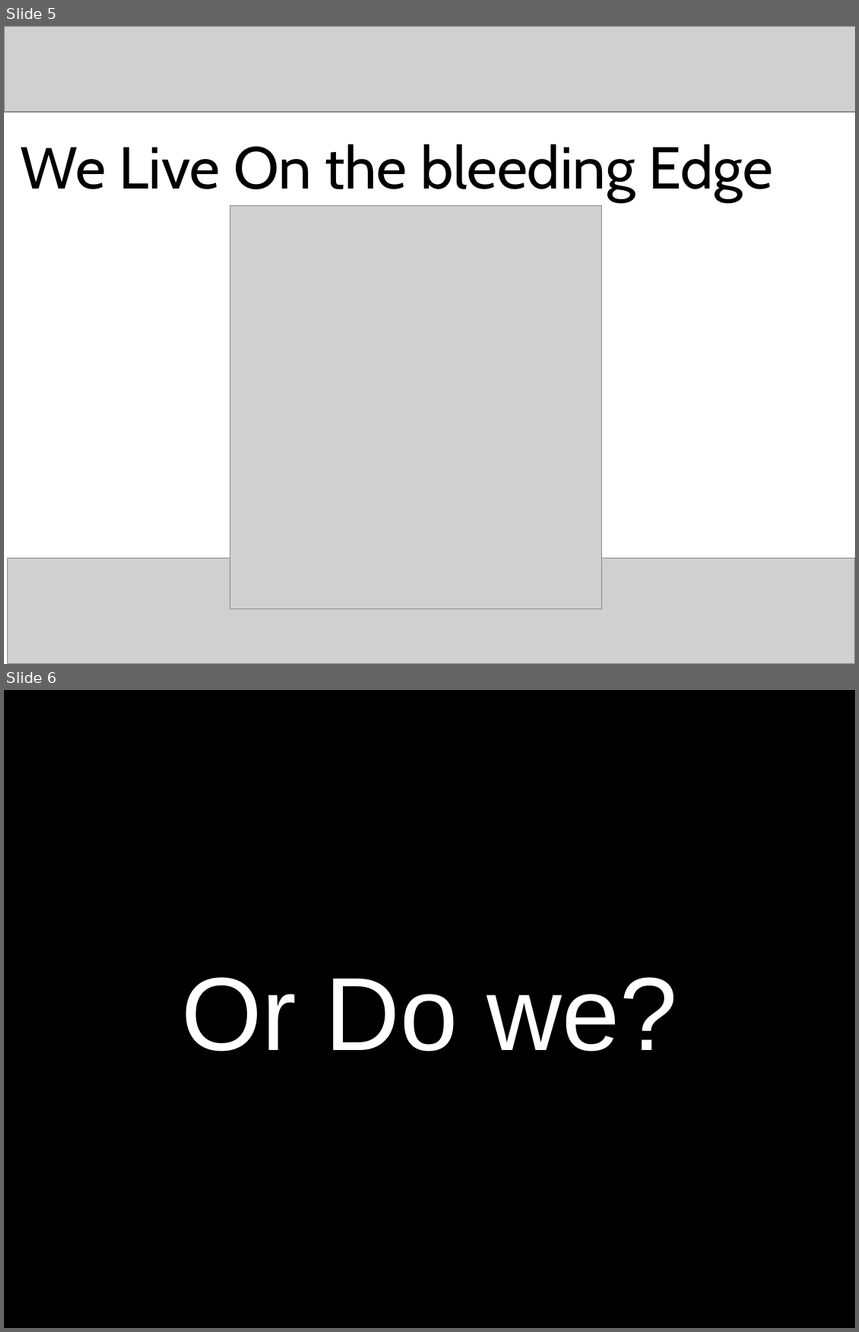
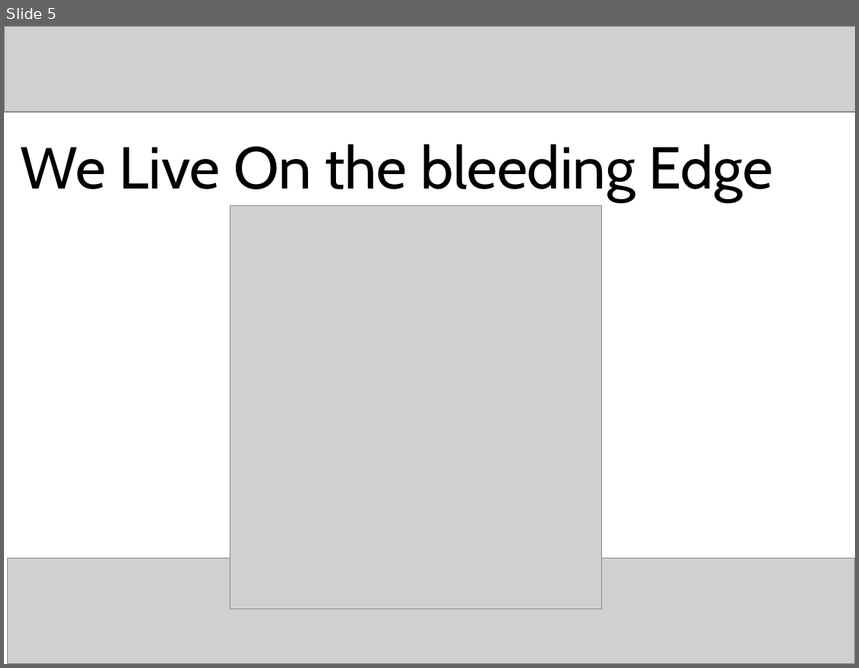
Before and after one commit to craignicol/scotaltdotnet, a slide deck: seattle/HORN Pres.ppt. Shown one above the other, each under a label of ours: slides 5 and 6 before the commit, slide 5 after it. The pictures are 859x1332 and 859x668 pixels, drawn with LibreOffice and Linux fonts; fonts in the diff are those of the drawing; grey boxes stand for pictures. Boxes give left, top, right and bottom in pixels: in the first picture for what was removed or moved away, otherwise in the second. Text is boxed around its words. In the diff, an @@ line names an element or a change of style, - is before the commit and + after.

```diff
--- a/seattle/HORN Pres.ppt
+++ b/seattle/HORN Pres.ppt
@@ slide 6 removed at (4,690,855,1328), background #FFFFFF @@
@@ title removed at (4,690,855,1328) @@
-Or Do we?
```
Also in this commit, not shown: 2 slides changed, 2 slides added, 1 other slide removed, 1 other file.
